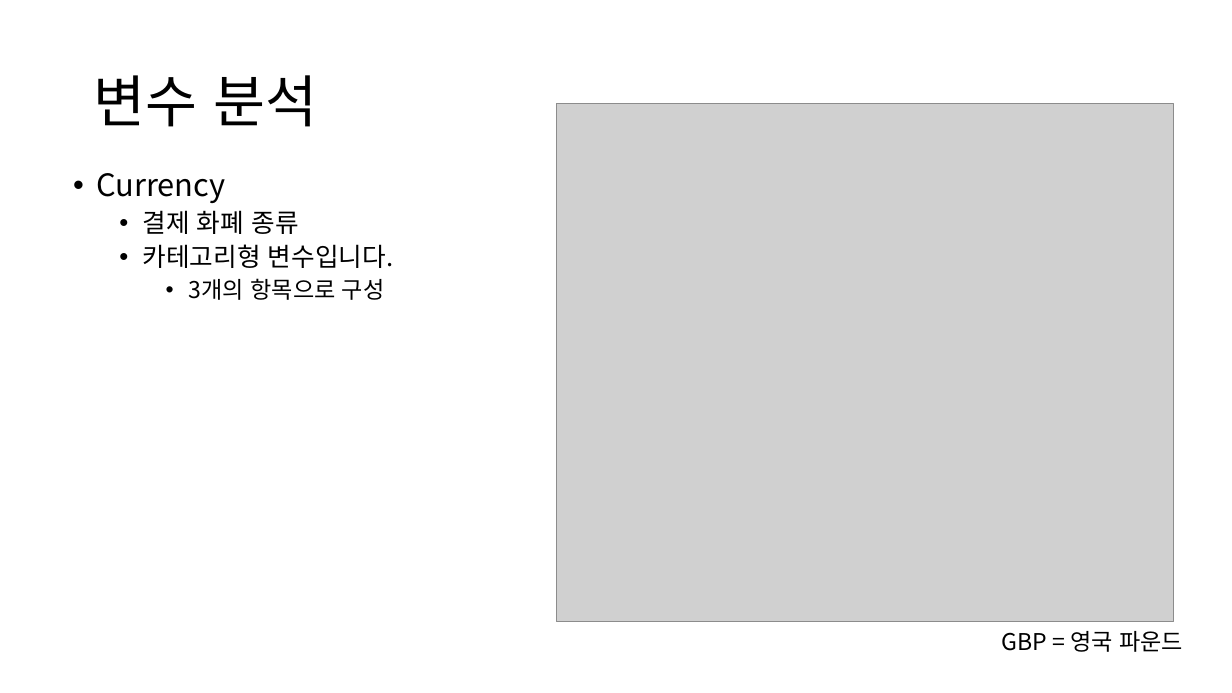
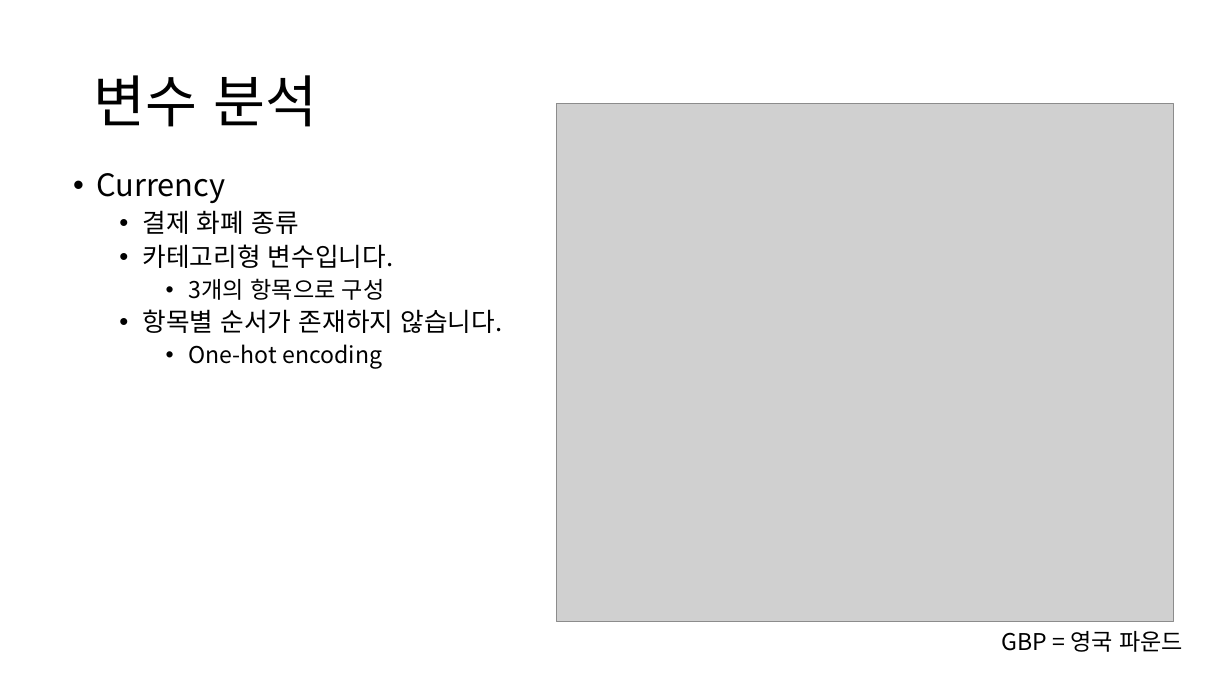
Before and after one commit to sunukkim98/DataAnalysis, a slide deck: slide 8 of FIANL.pptx. Drawn at 1232x693 pixels with LibreOffice and Linux fonts; fonts in the diff are those of the drawing; grey boxes stand for pictures. Boxes give left, top, right and bottom in pixels: in the first picture for what was removed or moved away, otherwise in the second. Text is boxed around its words. In the diff, an @@ line names an element or a change of style, - is before the commit and + after.

```diff
--- a/FIANL.pptx
+++ b/FIANL.pptx
@@ text at (143,309,503,369): paragraphs added @@
+    • 항목별 순서가 존재하지 않습니다.
+      • One-hot encoding
```
Also in this commit, not shown: 3 other slides changed, 1 slide added.
